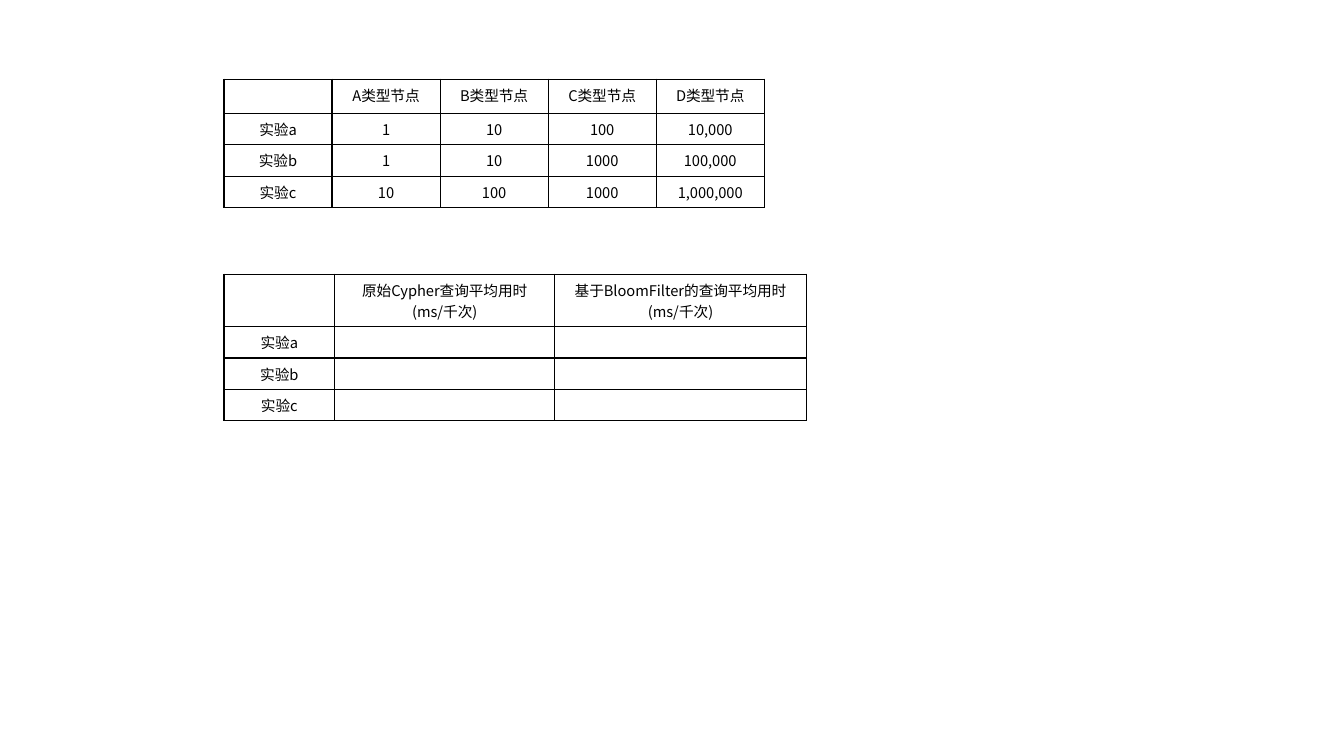
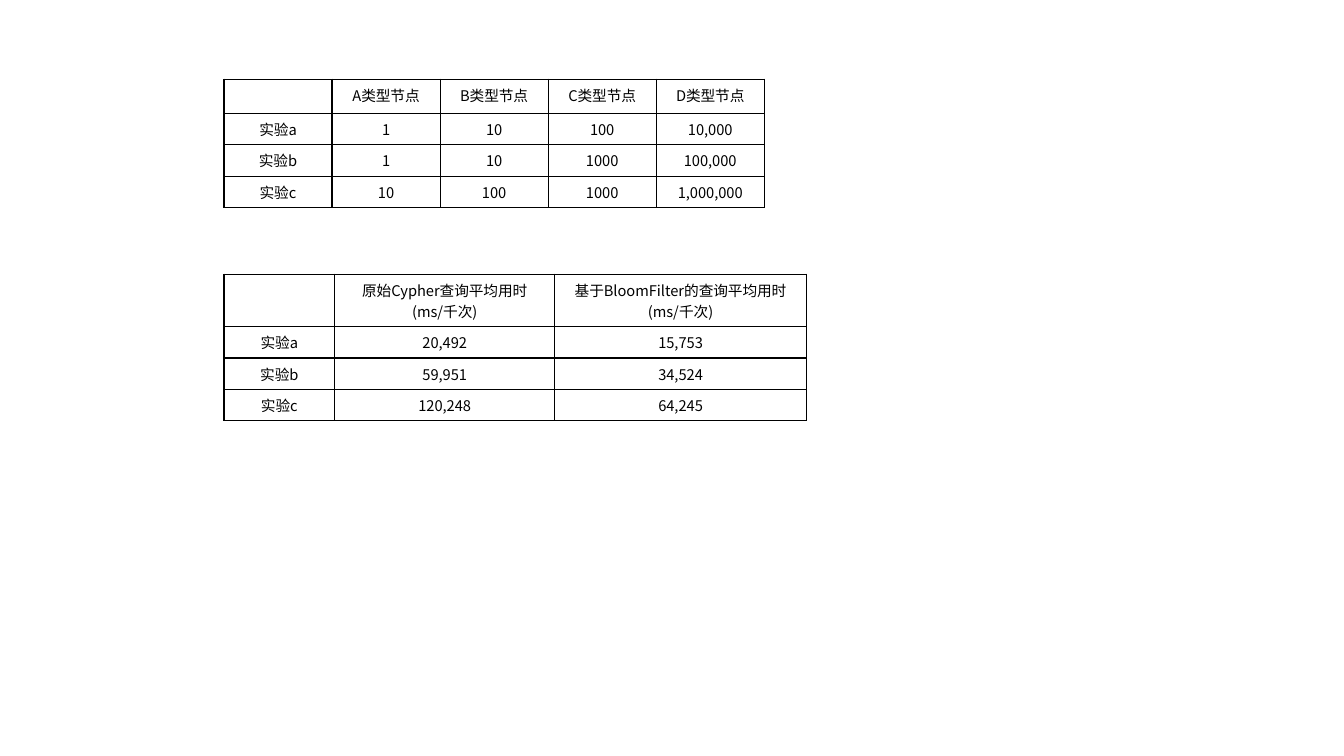
Before and after one commit to yayadi23/BIM, a slide deck: slide 50 of 毕业论文资料/毕业论文图 [自动保存的].pptx (slide 49 before the commit). Drawn at 1344x756 pixels with LibreOffice and Linux fonts; fonts in the diff are those of the drawing. Boxes give left, top, right and bottom in pixels: in the first picture for what was removed or moved away, otherwise in the second. Text is boxed around its words. In the diff, an @@ line names an element or a change of style, - is before the commit and + after.

```diff
--- a/毕业论文资料/毕业论文图 [自动保存的].pptx
+++ b/毕业论文资料/毕业论文图 [自动保存的].pptx
@@ table at box(224, 274, 807, 418) @@
-row 2, column 2: 
+row 2, column 2: 20,492
-row 2, column 3: 
+row 2, column 3: 15,753
-row 3, column 2: 
+row 3, column 2: 59,951
-row 3, column 3: 
+row 3, column 3: 34,524
-row 4, column 2: 
+row 4, column 2: 120,248
-row 4, column 3: 
+row 4, column 3: 64,245
```
Also in this commit, not shown: 2 other slides changed, 2 slides added, 15 other files.
